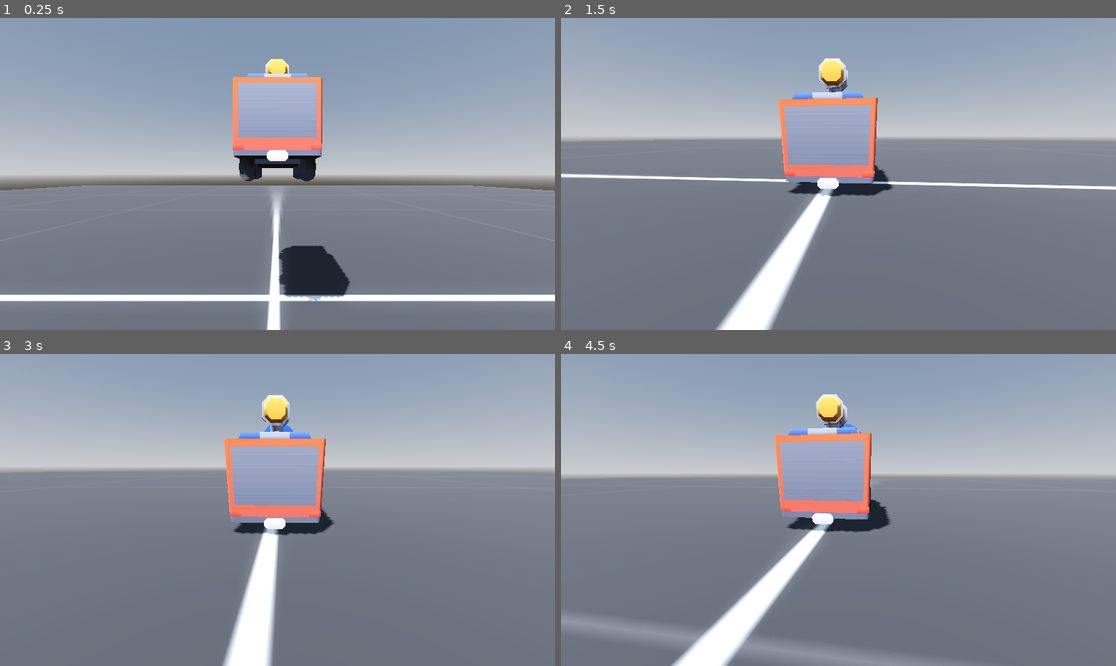
Above: before the commit, frames 1-4 (two rows, left to right).
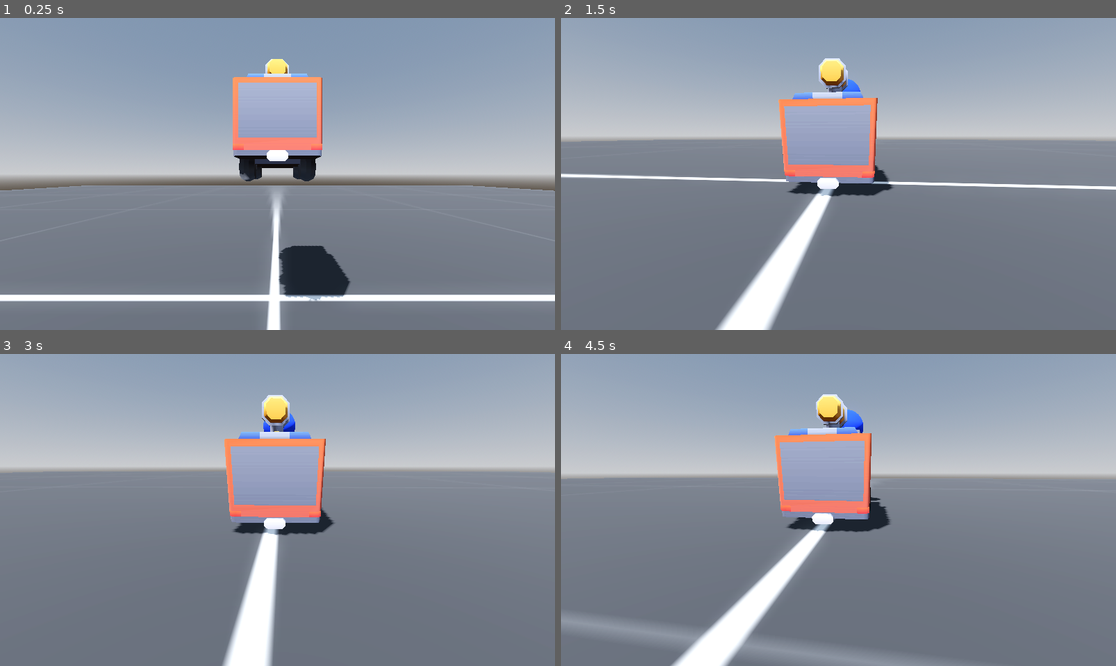
Above: after the commit, the same moments.

Repository: mpowell773/FireFighter
Game: Godot game, scene res://Scenes/main.tscn
Same seed, same stepped clock (60 frames per second), same inputs: the game is played once before the commit and once after it.
Inputs (mouse positions are in pixels of both pictures, inside the frame that each line leads up to):
- Up to frame 1 (0.25 s): no input
- Up to frame 2 (1.5 s): move the mouse to (866, 174) at 0.52 s; hold W (accelerate) from 0.53 s (still down); tap Space (shoot_cannon) at 0.6, 1.35 s; move the mouse to (810, 174) at 1.27 s
- Up to frame 3 (3 s): keep holding W (accelerate); move the mouse to (288, 503) at 2.02 s; tap Space (shoot_cannon) at 2.1, 2.85 s; move the mouse to (271, 516) at 2.77 s
- Up to frame 4 (4.5 s): keep holding W (accelerate); tap Enter at 3.5 s; move the mouse to (877, 513) at 3.52 s; tap Space (shoot_cannon) at 3.6, 4.35 s; move the mouse to (794, 506) at 4.27 s

The runs differ from the first frame. In frame 1, less than 0.1% of the frame differs, in the area x 51-52%, y 14-15%; in frame 2, less than 0.1%; in frame 3, 0.1%; in frame 4, 0.2%, in the area x 45-58%, y 14-48%.

Commit message:
Add projectile manager so water drops spawn in correct position

Diff:
--- a/fire-fighter/Scenes/main.tscn
+++ b/fire-fighter/Scenes/main.tscn
@@ -9,3 +9,5 @@
 
 [node name="FireTruck" parent="." instance=ExtResource("2_bo1nx")]
 transform = Transform3D(1, 0, 0, 0, 1, 0, 0, 0, 1, 0, 3.2953162, 0)
+
+[node name="WaterProjectilesManager" type="Node3D" parent="." groups=["water_projectile"]]
--- a/fire-fighter/Scenes/water_cannon.gd
+++ b/fire-fighter/Scenes/water_cannon.gd
@@ -3,16 +3,30 @@
 @export var water_drop_scene: PackedScene
 @export var impulse_strength := 25.0
 
-@onready var cannon_exit: Marker3D = $CannonExit
+var has_water_initialized := false
+var water_projectiles_manager: Node3D = null
+
+@onready var cannon_exit: Marker3D = $CannonMesh/CannonExit
+
+
+func _process(_delta: float) -> void:
+	if not has_water_initialized:
+		assign_water_project_manager()
 
 
 func _physics_process(_delta: float) -> void:
 	if Input.is_action_just_pressed("shoot_cannon"):
 		var water_drop = water_drop_scene.instantiate()
-		add_child(water_drop)
-		set_deferred(str(water_drop.global_position), cannon_exit.position)
+		water_projectiles_manager.add_child(water_drop)
+		water_drop.position = cannon_exit.global_position
 		water_drop.apply_impulse(get_forward_direction() * impulse_strength)
 
 
 func get_forward_direction() -> Vector3:
 	return cannon_exit.global_transform.basis.z
+
+
+func assign_water_project_manager() -> void:
+	water_projectiles_manager = get_tree().get_first_node_in_group("water_projectile")
+	if not water_projectiles_manager == null:
+		has_water_initialized = true
--- a/fire-fighter/Scenes/water_cannon.tscn
+++ b/fire-fighter/Scenes/water_cannon.tscn
@@ -99,10 +99,10 @@
 surface_material_override/0 = SubResource("StandardMaterial3D_o1o07")
 
 [node name="CannonMesh" type="MeshInstance3D" parent="."]
-transform = Transform3D(0.7984214, 0, 0.050232418, 0, 0.8, 0, -0.050232418, 0, 0.7984214, -0.023, 0.2, 0.054)
+transform = Transform3D(0.7985232, 0, 0.04858797, 0, 0.8000001, 0, -0.04858797, 0, 0.7985232, -0.023, 0.2, 0.054)
 mesh = SubResource("ArrayMesh_ddwl7")
 skeleton = NodePath("")
 surface_material_override/0 = SubResource("StandardMaterial3D_alumy")
 
-[node name="CannonExit" type="Marker3D" parent="."]
-transform = Transform3D(1, 0, 0, 0, 1, 0, 0, 0, 1, 0, 0.44544482, 0.46957916)
+[node name="CannonExit" type="Marker3D" parent="CannonMesh"]
+transform = Transform3D(1.2475334, 0, -0.07848815, 0, 1.2499999, 0, 0.07848815, 0, 1.2475334, -0.0039578006, 0.30624992, 0.52077913)
